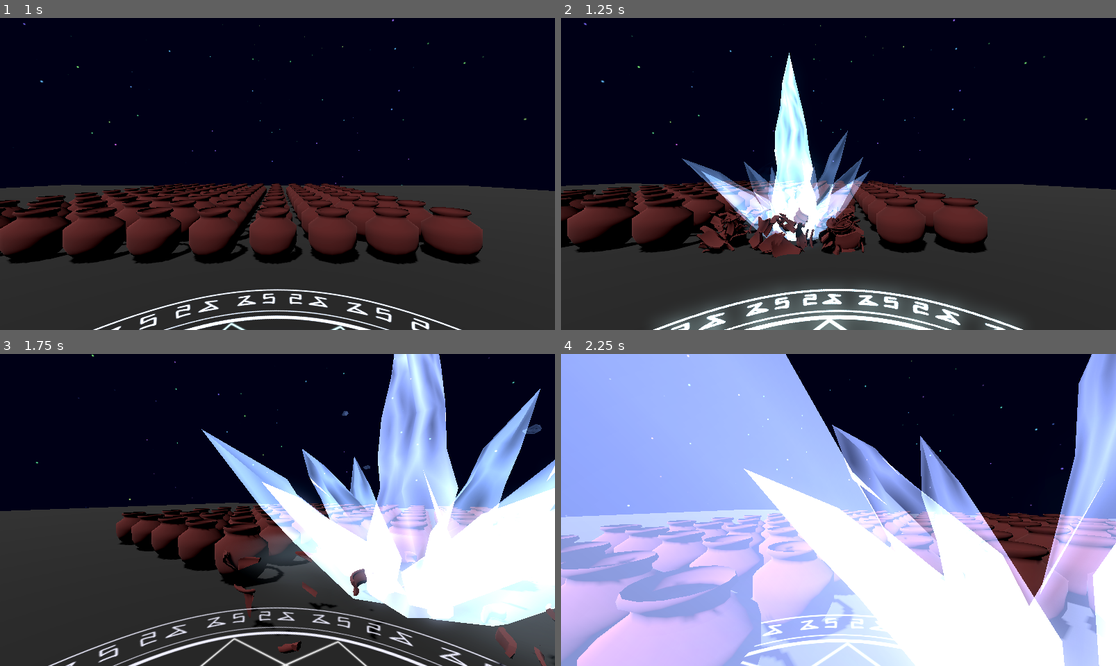
Above: before the commit, frames 1-4 (two rows, left to right).
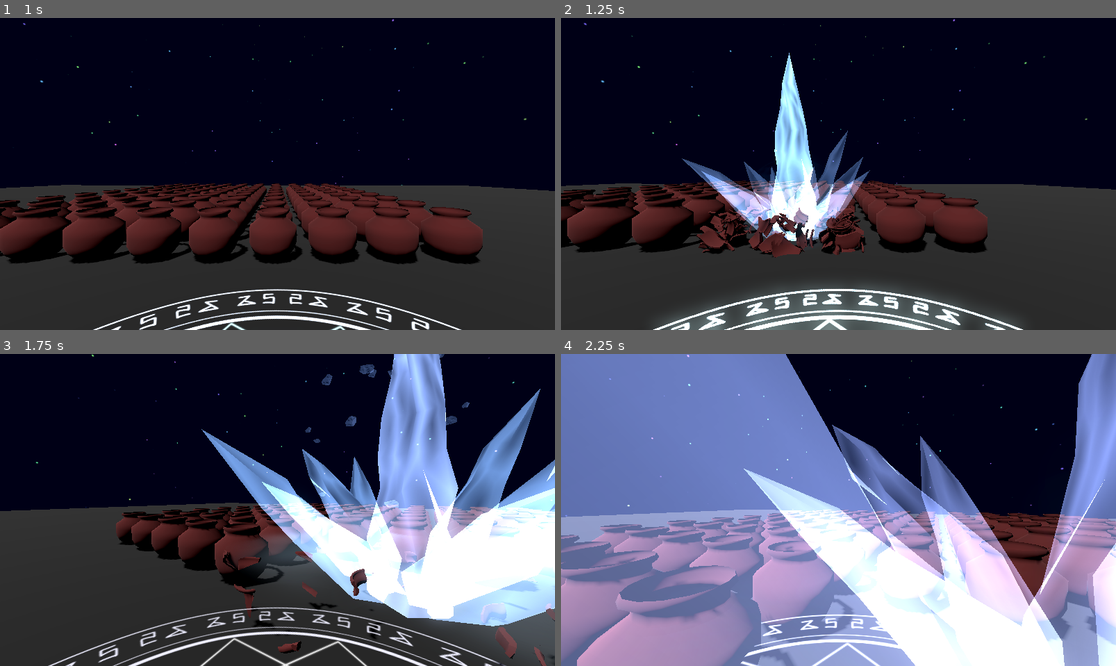
Above: after the commit, the same moments.

Repository: wispykey/shader-dump
Game: Godot game, scene res://demo_map.tscn
Same seed, same stepped clock (60 frames per second), same inputs: the game is played once before the commit and once after it.
Inputs (mouse positions are in pixels of both pictures, inside the frame that each line leads up to):
- Up to frame 1 (1 s): tap Enter (ui_accept) at 0.5, 0.77 s; move the mouse to (399, 158) at 0.52 s; hold Right (ui_right) from 0.53 s (still down); click (399, 158) at 0.67 s
- Up to frame 2 (1.25 s): keep holding Right (ui_right)
- Up to frame 3 (1.75 s): move the mouse to (249, 510) at 1.27 s; release Right (ui_right) at 1.28 s; hold Up (ui_up) from 1.28 s (still down); tap Enter (ui_accept) at 1.52 s
- Up to frame 4 (2.25 s): keep holding Up (ui_up); move the mouse to (849, 503) at 2.02 s

Frame 1 is identical in both runs. In frame 2, 2.7% of the frame differs, in the area x 25-53%, y 11-72%; in frame 3, 18%; in frame 4, 67%, in the area x 0-100%, y 0-100%.

Commit message:
Reduce intensity of shards

Diff:
--- a/3D/SoulFreeze/large_shard_material.tres
+++ b/3D/SoulFreeze/large_shard_material.tres
@@ -18,6 +18,6 @@
 [resource]
 blend_mode = 1
 shading_mode = 0
-albedo_color = Color(1.4314969, 1.5976101, 2.2970352, 0.6117647)
+albedo_color = Color(1.2377636, 1.384157, 1.9919585, 0.20483756)
 albedo_texture = SubResource("NoiseTexture2D_m4dvh")
 refraction_enabled = true
--- a/3D/SoulFreeze/small_shard_material.tres
+++ b/3D/SoulFreeze/small_shard_material.tres
@@ -18,6 +18,6 @@
 transparency = 1
 blend_mode = 1
 shading_mode = 0
-albedo_color = Color(1.4319261, 1.5980874, 2.2977145, 0.43775183)
+albedo_color = Color(1.1323519, 1.2669139, 1.8251296, 0.13694364)
 albedo_texture = SubResource("NoiseTexture2D_m4dvh")
 refraction_enabled = true
--- a/3D/SoulFreeze/soul_freeze.tscn
+++ b/3D/SoulFreeze/soul_freeze.tscn
@@ -9,7 +9,7 @@
 [ext_resource type="Shader" uid="uid://eqojehcgdglx" path="res://3D/SoulFreeze/aurora.gdshader" id="7_5ydq1"]
 [ext_resource type="Texture2D" uid="uid://dbwedabxuhv7" path="res://3D/SoulFreeze/Aurora.png" id="8_g0pmh"]
 [ext_resource type="Shader" uid="uid://bmrds4br66oa3" path="res://3D/SoulFreeze/decal_copy.gdshader" id="9_3e3ww"]
-[ext_resource type="Texture2D" uid="uid://c0fimubihwpko" path="res://3D/SoulFreeze/SoulFreezeDecalLinedObvious.png" id="10_3e3ww"]
+[ext_resource type="Texture2D" uid="uid://cgdnqo8h2qme3" path="res://3D/SoulFreeze/SoulFreezeDecalV445.png" id="10_3e3ww"]
 [ext_resource type="Texture2D" uid="uid://cw4a6qqg6jbyn" path="res://3D/SoulFreeze/decal_color.tres" id="11_f4ndi"]
 
 [sub_resource type="Gradient" id="Gradient_o3xu1"]
@@ -37,8 +37,8 @@
 albedo_texture = SubResource("NoiseTexture2D_s4tdt")
 
 [sub_resource type="SphereMesh" id="SphereMesh_fqosr"]
-radius = 4.0
-height = 8.0
+radius = 2.0
+height = 4.0
 
 [sub_resource type="StandardMaterial3D" id="StandardMaterial3D_anwd0"]
 
@@ -432,10 +432,10 @@
 tracks/13/interp = 1
 tracks/13/loop_wrap = true
 tracks/13/keys = {
-"times": PackedFloat32Array(0.16666667, 0.33118424, 0.96666664, 2.2193642, 3.1),
-"transitions": PackedFloat32Array(1.2745613, 0.7845841, 0.7845841, 0.7845841, 1),
-"update": 0,
-"values": [Color(1.4319261, 1.5980874, 2.2977145, 0), Color(1.1771691, 1.9367095, 2.4368947, 0.6784314), Color(1.4319261, 1.5980874, 2.2977145, 0.5764706), Color(1.4319261, 1.5980874, 2.2977145, 0.41960785), Color(1.041959, 1.1706249, 1.6852883, 0)]
+"times": PackedFloat32Array(0.16666667, 0.33118424, 1.2333333, 3.1),
+"transitions": PackedFloat32Array(1.2745613, 0.7845841, 0.7845841, 1),
+"update": 0,
+"values": [Color(1.4319261, 1.5980874, 2.2977145, 0), Color(0.84519285, 1.3904525, 1.753959, 0.6784314), Color(1.041959, 1.1706249, 1.6852883, 0.49019608), Color(1.041959, 1.1706249, 1.6852883, 0)]
 }
 tracks/14/type = "value"
 tracks/14/imported = false
@@ -444,10 +444,10 @@
 tracks/14/interp = 1
 tracks/14/loop_wrap = true
 tracks/14/keys = {
-"times": PackedFloat32Array(0.04418792, 0.26666668, 0.9, 2.0666666, 2.7666667, 3.1),
-"transitions": PackedFloat32Array(1.2311445, 0.49999997, 0.7845841, 0.7845841, 2.0000007, 1),
-"update": 0,
-"values": [Color(1.4314969, 1.5976101, 2.2970352, 0), Color(1.5959109, 2.227999, 2.603, 0.788), Color(1.4314969, 1.5976101, 2.2970352, 0.6117647), Color(1.4314969, 1.5976101, 2.2970352, 0.6117647), Color(1.0037289, 1.1220398, 1.6201918, 0.32941177), Color(0.61, 0.688, 1, 0)]
+"times": PackedFloat32Array(0.04418792, 0.26666668, 1.1666667, 2.7666667, 3.1),
+"transitions": PackedFloat32Array(1.2311445, 0.49999997, 0.7845841, 2.0000007, 1),
+"update": 0,
+"values": [Color(1.4314969, 1.5976101, 2.2970352, 0), Color(1.2056346, 1.6932082, 1.9754877, 0.7882353), Color(1.0852443, 1.2189872, 1.753959, 0.6117647), Color(1.0037289, 1.1220398, 1.6201918, 0.32941177), Color(0.61, 0.688, 1, 0)]
 }
 tracks/15/type = "value"
 tracks/15/imported = false
@@ -816,7 +816,7 @@
 draw_pass_1 = SubResource("QuadMesh_d1cuh")
 
 [node name="Decal" type="MeshInstance3D" parent="." unique_id=1039718862]
-transform = Transform3D(3.302036, 0, 5.719295, 0, 1, 0, -5.719295, 0, 3.302036, 0, 0, 0)
+transform = Transform3D(1.4999999, 0, 2.5980763, 0, 1, 0, -2.5980763, 0, 1.4999999, 0, 0, 0)
 sorting_use_aabb_center = false
 material_override = SubResource("ShaderMaterial_d1cuh")
 mesh = SubResource("BoxMesh_3e3ww")
--- a/3D/SoulFreeze/tiny_shards.tscn
+++ b/3D/SoulFreeze/tiny_shards.tscn
@@ -34,7 +34,7 @@
 curve = SubResource("Curve_dbn7j")
 
 [sub_resource type="Curve" id="Curve_i667s"]
-_data = [Vector2(0, 1), 0.0, 0.0, 0, 0, Vector2(0.82245433, 1), 0.0, 0.0, 0, 0, Vector2(1, 0), 0.0, 0.0, 0, 0]
+_data = [Vector2(0, 1), 0.0, 0.0, 0, 0, Vector2(0.7529069, 1), 0.0, 0.0, 0, 0, Vector2(1, 0), 0.0, 0.0, 0, 0]
 point_count = 3
 
 [sub_resource type="CurveTexture" id="CurveTexture_m8g47"]
@@ -42,20 +42,21 @@
 
 [sub_resource type="ParticleProcessMaterial" id="ParticleProcessMaterial_m8g47"]
 particle_flag_rotate_y = true
+emission_shape_offset = Vector3(0, 1, 0)
 emission_shape = 3
-emission_box_extents = Vector3(1, 4, 1)
+emission_box_extents = Vector3(1, 3, 1)
 angle_min = -179.99998
 angle_max = 180.00002
 direction = Vector3(0, 1, 0)
-spread = 15.0
+spread = 25.0
 initial_velocity_min = 10.0
 initial_velocity_max = 15.0
 radial_velocity_min = 0.99997765
 radial_velocity_max = 1.9999776
 radial_velocity_curve = SubResource("CurveTexture_i667s")
-gravity = Vector3(0, -45, 0)
-scale_min = 0.19999999
-scale_max = 0.29999998
+gravity = Vector3(0, -55, 0)
+scale_min = 0.14999999
+scale_max = 0.39999998
 scale_curve = SubResource("CurveTexture_m8g47")
 alpha_curve = SubResource("CurveTexture_w2i3b")
 collision_mode = 1
@@ -63,7 +64,7 @@
 collision_bounce = 0.3
 
 [node name="TinyShards" type="GPUParticles3D" unique_id=862576586]
-transform = Transform3D(-0.5357142, 0.04800189, 0.84303397, -0.0054062456, 0.99816775, -0.060270526, -0.8443822, -0.03684543, -0.534473, 0, 0, 0)
+transform = Transform3D(1.0000001, 0, 0, 0, 1.0000002, 0, 0, 0, 1.0000001, 0, 0, 0)
 material_override = SubResource("StandardMaterial3D_i667s")
 amount = 25
 lifetime = 8.0
Binary file added: 3D/SoulFreeze/SoulFreezeDecalV445.png
Not shown, added: 3D/SoulFreeze/SoulFreezeDecalV445.png.import
